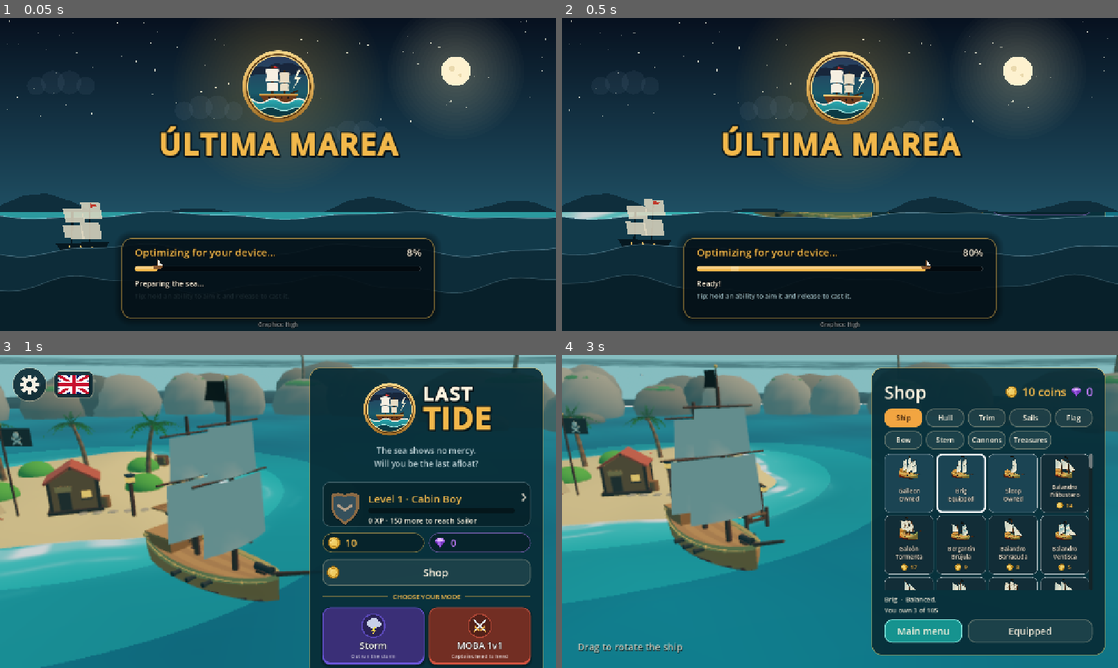
Above: before the commit, frames 1-4 (two rows, left to right).
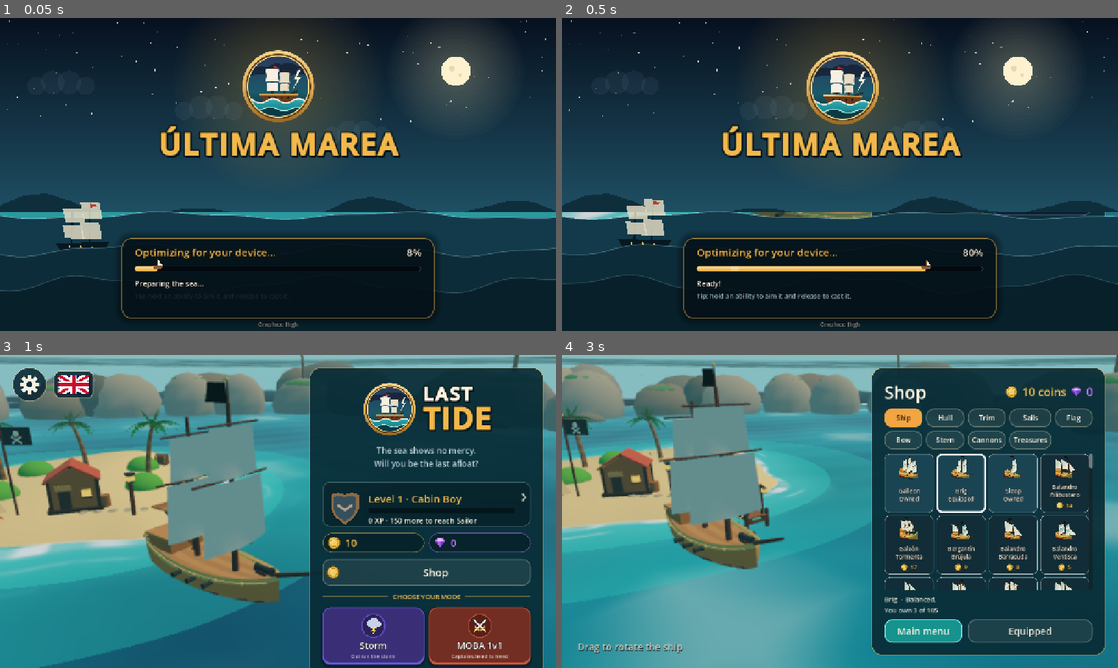
Above: after the commit, the same moments.

Repository: juanklowData/ultima-marea
Game: Godot game, scene res://escenas/principal.tscn
Same seed, same stepped clock (60 frames per second), same inputs: the game is played once before the commit and once after it. Sound files missing from this copy of the repository are replaced by a short silence.
Inputs (mouse positions are in pixels of both pictures, inside the frame that each line leads up to):
- Up to frame 1 (0.05 s): no input
- Up to frame 2 (0.5 s): no input
- Up to frame 3 (1 s): click (428, 505) at 0.52 s
- Up to frame 4 (3 s): click "Shop" at 1.25 s; tap Enter at 2 s; move the mouse to (962, 495) at 2.02 s; hold D 2.03-2.75 s; tap Tab at 2.1 s; click (962, 495) at 2.17 s; tap Space at 2.27 s; drag from (728, 527) to (812, 574) at 2.77 s

Frame 1 is identical in both runs. In frame 2, 0.1% of the frame differs, in the area x 34-56%, y 62-65%; in frame 3, 6.3%; in frame 4, 20%, in the area x 0-100%, y 2-100%.

Commit message:
Mar intermedio: ondas suaves, luz con normal suave, ondulaciones finas, reflejo del cielo, brillos del sol y espuma en las crestas
Co-authored-by: Cursor <cursoragent@cursor.com>

Diff:
--- a/godot/scripts/principal.gd
+++ b/godot/scripts/principal.gd
@@ -60,7 +60,7 @@
 # Segundos sin girar solo después de que el jugador mueva la cámara a mano.
 const PAUSA_GIRO_MANUAL := 300.0
 const LADO_AGUA := 190.0
-const DIVISIONES_AGUA := 32
+const DIVISIONES_AGUA := 48
 const ANCHO_PANEL := 540.0
 const MONEDAS_VICTORIA := 15
 const MONEDAS_POR_HUNDIDO := 1
@@ -450,7 +450,7 @@
 
 
 const CALIDADES_MAR: Array[String] = ["Plano", "Suave", "Con olas", "Detallado"]
-const DIVISIONES_MAR: Array[int] = [16, 24, DIVISIONES_AGUA, 48]
+const DIVISIONES_MAR: Array[int] = [32, 40, DIVISIONES_AGUA, 64]
 var botones_mar: Array[Button] = []
 
 
@@ -1164,13 +1164,13 @@
 	var p := Vector2(x, z)
 	var radio := zona_radio * ESCALA
 	var fuera := smoothstep(radio, radio + 8.0, p.distance_to(zona_centro * ESCALA))
-	var h := _ola(p, Vector2(1.0, 0.3), 18.0, 0.07) + _ola(p, Vector2(-0.4, 1.0), 11.0, 0.04)
-	return peligros.ajustar_mar(x, z, h * (1.0 + fuera * 1.5) + _ola(p, Vector2(0.2, 1.0), 21.0, 0.25) * fuera)
+	var h := _ola(p, Vector2(1.0, 0.3), 22.0, 0.11) + _ola(p, Vector2(-0.4, 1.0), 13.0, 0.06)
+	return peligros.ajustar_mar(x, z, h * (1.0 + fuera * 1.5) + _ola(p, Vector2(0.2, 1.0), 21.0, 0.3) * fuera)
 
 
 func _ola(p: Vector2, direccion: Vector2, largo: float, amplitud: float) -> float:
 	var k := TAU / largo
-	return amplitud * sin(direccion.normalized().dot(p) * k - sqrt(9.8 * k) * tiempo * 0.6)
+	return amplitud * sin(direccion.normalized().dot(p) * k - sqrt(9.8 * k) * tiempo * 0.75)
 
 
 func fuerza_tormenta(punto: Vector2) -> float:
--- a/godot/shaders/agua.gdshader
+++ b/godot/shaders/agua.gdshader
@@ -1,5 +1,6 @@
 shader_type spatial;
-// Mar sencillo: opaco, sin luz por píxel, una ondulación suave y lenta y color liso.
+// Mar estilizado y ligero: dos ondas largas mueven la malla y unas ondulaciones finas solo
+// cambian la luz. La normal es suave (calculada de las ondas), así no hay facetas que parpadeen.
 render_mode unshaded, cull_back, depth_draw_opaque;
 
 uniform vec4 color_hondo : source_color = vec4(0.02, 0.15, 0.23, 1.0);
@@ -18,6 +19,8 @@
 // más clara (metros). Radio 0 = vacío.
 uniform vec4 bajios[8];
 
+const vec3 SOL = vec3(0.39, 0.86, 0.33);
+
 varying vec3 pos_mundo;
 varying float altura;
 
@@ -25,15 +28,18 @@
 	return smoothstep(zona_radio, zona_radio + 8.0, length(p - zona_centro));
 }
 
-// Debe coincidir con Principal.altura_mar() para que los barcos floten sobre la ola.
-float ola(vec2 p, vec2 dir, float largo, float amp, float t) {
+// Altura (x) y pendiente en x y z (y, z) de una onda.
+vec3 ola(vec2 p, vec2 dir, float largo, float amp, float t) {
+	vec2 d = normalize(dir);
 	float k = 6.2831853 / largo;
-	return amp * sin(dot(normalize(dir), p) * k - sqrt(9.8 * k) * t * 0.6);
+	float fase = dot(d, p) * k - sqrt(9.8 * k) * t * 0.75;
+	return vec3(sin(fase), cos(fase) * k * d) * amp;
 }
 
-float altura_mar(vec2 p, float t, float fuera) {
-	float h = ola(p, vec2(1.0, 0.3), 18.0, 0.07, t) + ola(p, vec2(-0.4, 1.0), 11.0, 0.04, t);
-	return h * (1.0 + fuera * 1.5) + ola(p, vec2(0.2, 1.0), 21.0, 0.25, t) * fuera;
+// Debe coincidir con Principal.altura_mar() para que los barcos floten sobre la ola.
+vec3 mar(vec2 p, float t, float fuera) {
+	vec3 h = ola(p, vec2(1.0, 0.3), 22.0, 0.11, t) + ola(p, vec2(-0.4, 1.0), 13.0, 0.06, t);
+	return h * (1.0 + fuera * 1.5) + ola(p, vec2(0.2, 1.0), 21.0, 0.3, t) * fuera;
 }
 
 // Debe coincidir con Peligros.ajustar_mar(): el remolino calma las olas y hunde el agua.
@@ -55,7 +61,7 @@
 
 void vertex() {
 	vec3 mundo = (MODEL_MATRIX * vec4(VERTEX, 1.0)).xyz;
-	float h = con_remolinos(mundo.xz, altura_mar(mundo.xz, tiempo, fuera_de_zona(mundo.xz)));
+	float h = con_remolinos(mundo.xz, mar(mundo.xz, tiempo, fuera_de_zona(mundo.xz)).x);
 	VERTEX.y += h;
 	altura = h;
 	pos_mundo = mundo + vec3(0.0, h, 0.0);
@@ -63,13 +69,29 @@
 
 void fragment() {
 	vec2 p = pos_mundo.xz;
-	// Color liso con un leve aclarado en lo alto de la ondulación.
-	vec3 color = mix(color_hondo.rgb, color_claro.rgb, clamp(0.75 + altura * 1.5, 0.0, 1.0));
-	color = mix(color, color_cielo.rgb, 0.12);
-
 	float d = length(p - zona_centro);
 	float fuera_color = step(zona_radio, d);
-	vec3 bravo = mix(color_tormenta.rgb, vec3(0.08, 0.12, 0.16), clamp(0.5 + altura, 0.0, 1.0));
+
+	// Pendiente de las ondas grandes más unas ondulaciones finas que solo dan textura a la luz.
+	vec3 m = mar(p, tiempo, fuera_de_zona(p))
+		+ ola(p, vec2(0.7, -0.7), 5.0, 0.03, tiempo)
+		+ ola(p, vec2(-0.8, -0.35), 3.2, 0.015, tiempo);
+	vec3 n = normalize(vec3(-m.y, 1.0, -m.z));
+	vec3 vista = normalize(CAMERA_POSITION_WORLD - pos_mundo);
+	float luz = clamp(dot(n, SOL), 0.0, 1.0);
+
+	vec3 color = mix(color_hondo.rgb, color_claro.rgb, clamp(0.6 + altura * 2.5, 0.0, 1.0));
+	color *= 0.8 + 0.3 * luz;
+	// A lo lejos el agua refleja más el cielo.
+	float reflejo = pow(1.0 - clamp(dot(n, vista), 0.0, 1.0), 3.0);
+	color = mix(color, color_cielo.rgb, 0.12 + reflejo * 0.45);
+	// Brillos del sol y espuma suave en lo alto de las ondas.
+	float brillo = pow(clamp(dot(reflect(-SOL, n), vista), 0.0, 1.0), 48.0);
+	color += vec3(1.0, 0.97, 0.88) * brillo * 0.35;
+	color = mix(color, color_espuma.rgb, smoothstep(0.1, 0.16, altura) * 0.3);
+
+	vec3 bravo = mix(color_tormenta.rgb, vec3(0.08, 0.12, 0.16), clamp(0.5 + altura, 0.0, 1.0)) * (0.8 + 0.3 * luz)
+		+ smoothstep(0.3, 0.4, altura) * vec3(0.3, 0.33, 0.37);
 	color = mix(color, bravo, fuera_color);
 	color += vec3(0.55, 0.6, 0.8) * relampago * fuera_color * 0.3;
 	color = mix(color, color_espuma.rgb, 1.0 - step(0.4, abs(d - zona_radio)));
--- a/godot/shaders/orilla.gdshader
+++ b/godot/shaders/orilla.gdshader
@@ -26,13 +26,13 @@
 // Debe coincidir con agua.gdshader para que la espuma quede pegada al agua.
 float ola(vec2 p, vec2 dir, float largo, float amp, float t) {
 	float k = 6.2831853 / largo;
-	return amp * sin(dot(normalize(dir), p) * k - sqrt(9.8 * k) * t * 0.6);
+	return amp * sin(dot(normalize(dir), p) * k - sqrt(9.8 * k) * t * 0.75);
 }
 
 float altura_mar(vec2 p, float t) {
 	float fuera = smoothstep(zona_radio, zona_radio + 8.0, length(p - zona_centro));
-	float h = ola(p, vec2(1.0, 0.3), 18.0, 0.07, t) + ola(p, vec2(-0.4, 1.0), 11.0, 0.04, t);
-	return h * (1.0 + fuera * 1.5) + ola(p, vec2(0.2, 1.0), 21.0, 0.25, t) * fuera;
+	float h = ola(p, vec2(1.0, 0.3), 22.0, 0.11, t) + ola(p, vec2(-0.4, 1.0), 13.0, 0.06, t);
+	return h * (1.0 + fuera * 1.5) + ola(p, vec2(0.2, 1.0), 21.0, 0.3, t) * fuera;
 }
 
 void vertex() {
--- a/godot/shaders/remolino.gdshader
+++ b/godot/shaders/remolino.gdshader
@@ -38,13 +38,13 @@
 // Debe coincidir con agua.gdshader para que el remolino quede pegado al agua.
 float ola(vec2 p, vec2 dir, float largo, float amp, float t) {
 	float k = 6.2831853 / largo;
-	return amp * sin(dot(normalize(dir), p) * k - sqrt(9.8 * k) * t * 0.6);
+	return amp * sin(dot(normalize(dir), p) * k - sqrt(9.8 * k) * t * 0.75);
 }
 
 float altura_mar(vec2 p, float t) {
 	float fuera = smoothstep(zona_radio, zona_radio + 8.0, length(p - zona_centro));
-	float h = ola(p, vec2(1.0, 0.3), 18.0, 0.07, t) + ola(p, vec2(-0.4, 1.0), 11.0, 0.04, t);
-	return h * (1.0 + fuera * 1.5) + ola(p, vec2(0.2, 1.0), 21.0, 0.25, t) * fuera;
+	float h = ola(p, vec2(1.0, 0.3), 22.0, 0.11, t) + ola(p, vec2(-0.4, 1.0), 13.0, 0.06, t);
+	return h * (1.0 + fuera * 1.5) + ola(p, vec2(0.2, 1.0), 21.0, 0.3, t) * fuera;
 }
 
 vec2 girar(vec2 v, float a) {
